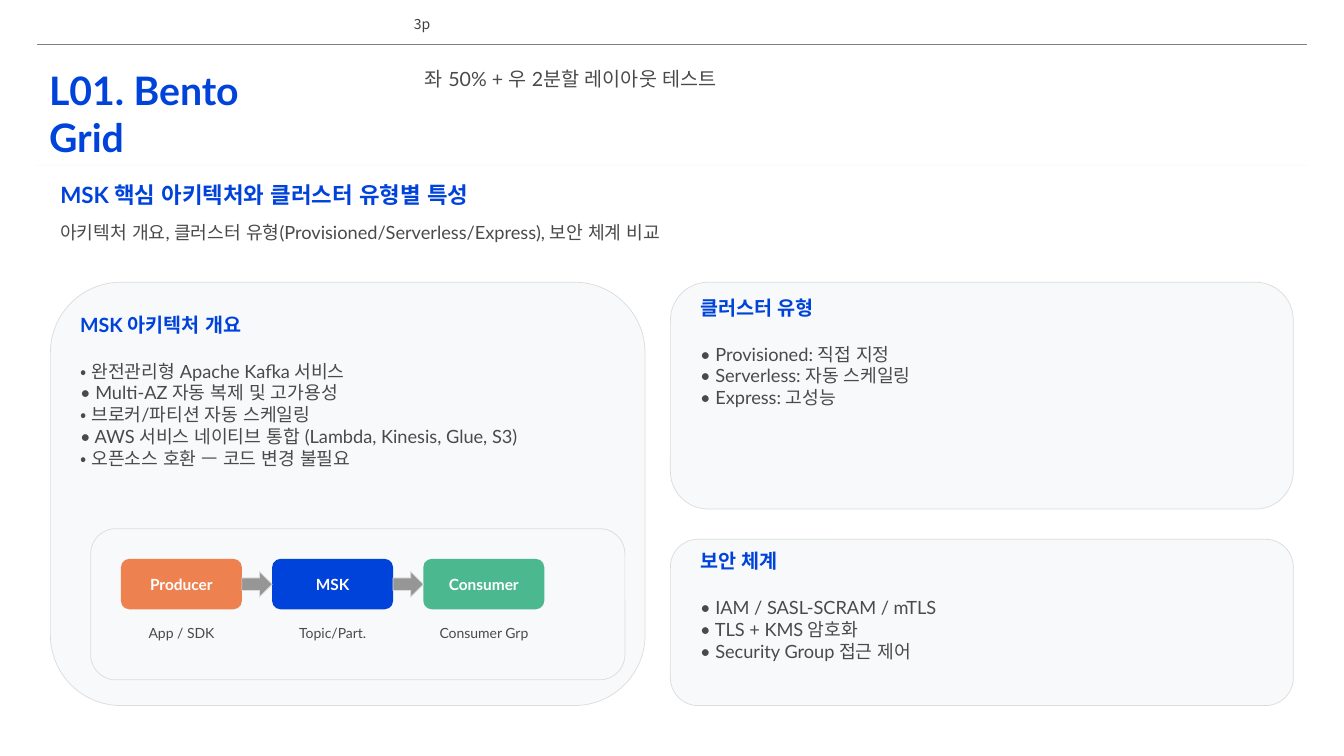
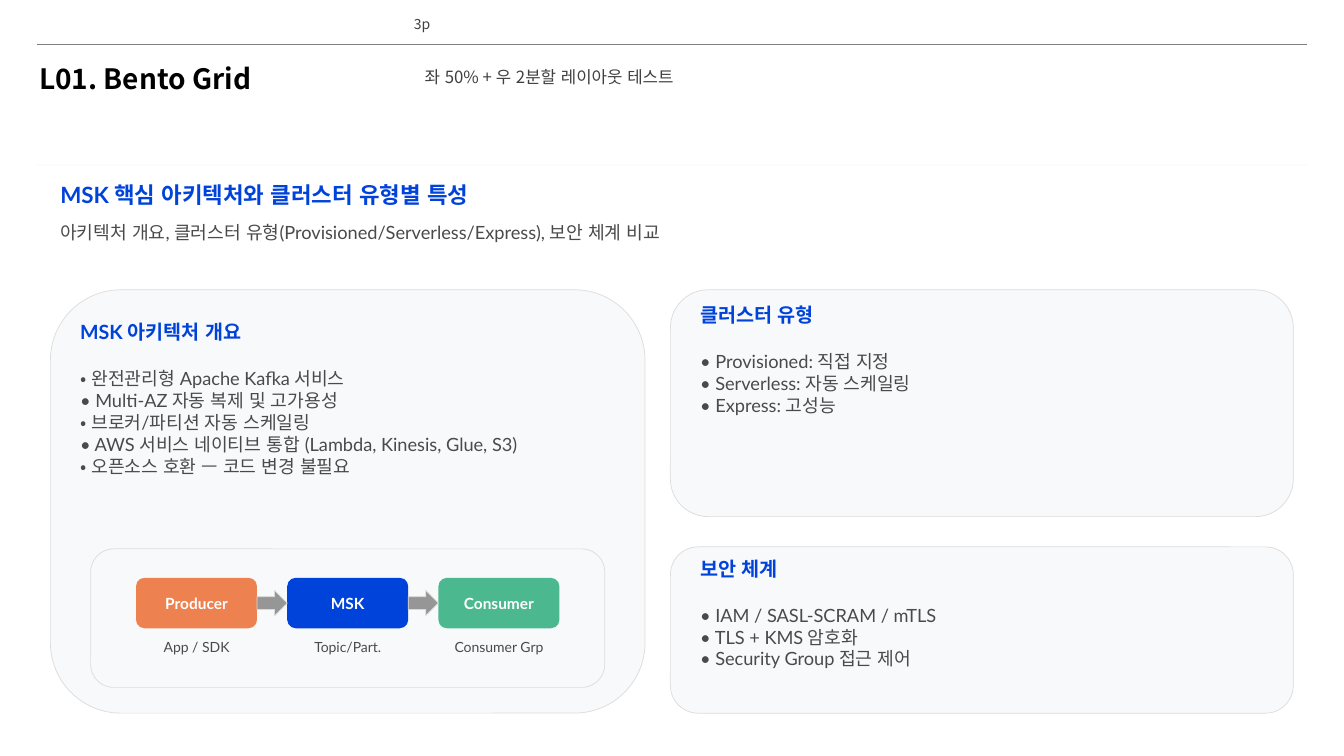
Before and after one commit to lhs6395-hslee/project-steer, a slide deck: slide 3 of results/pptx/AWS_MSK_Expert_Intro.pptx. Drawn at 1344x756 pixels with LibreOffice and Linux fonts; fonts in the diff are those of the drawing; background and template pictures are left out. Boxes give left, top, right and bottom in pixels: in the first picture for what was removed or moved away, otherwise in the second. Text is boxed around its words. In the diff, an @@ line names an element or a change of style, - is before the commit and + after.

```diff
--- a/results/pptx/AWS_MSK_Expert_Intro.pptx
+++ b/results/pptx/AWS_MSK_Expert_Intro.pptx
@@ text at (39, 66, 251, 90): text changed; size 28 to 20 pt; font Lato to Noto Sans CJK KR; text colour #0043DA to #000000 @@
-L01. Bento
-Grid
+L01. Bento Grid
@@ text "좌 50% + 우 2분할 ..." at (425, 69, 673, 85): size 14 to 12 pt, font Lato to Noto Sans CJK KR, text colour #4A4A4A to #404040 @@
@@ 5 texts, 2 rounded rectangles: place and size @@
-5 texts, 2 rounded rectangles at (50, 282, 1294, 706)
+5 texts, 2 rounded rectangles at (50, 290, 1294, 714)
@@ rounded rectangle: place and size @@
-rounded rectangle at (91, 529, 625, 681)
+rounded rectangle at (91, 549, 605, 688)
@@ rounded rectangle: place and size @@
-rounded rectangle at (670, 539, 1294, 706)
+rounded rectangle at (670, 546, 1294, 713)
@@ 3 texts, 3 rounded rectangles, 2 right arrows: place and size @@
-3 texts, 3 rounded rectangles, 2 right arrows at (121, 559, 544, 609)
+3 texts, 3 rounded rectangles, 2 right arrows at (136, 578, 560, 628)
@@ text "• IAM / SASL-SCRAM / ...": place and size @@
-text "• IAM / SASL-SCRAM / ..." at (715, 601, 937, 661)
+text "• IAM / SASL-SCRAM / ..." at (715, 609, 937, 668)
@@ 3 texts: place and size @@
-3 texts at (149, 627, 528, 641)
+3 texts at (164, 641, 543, 655)
```
Also in this commit, not shown: 4 other slides changed, 4 slides added, 13 other files.
